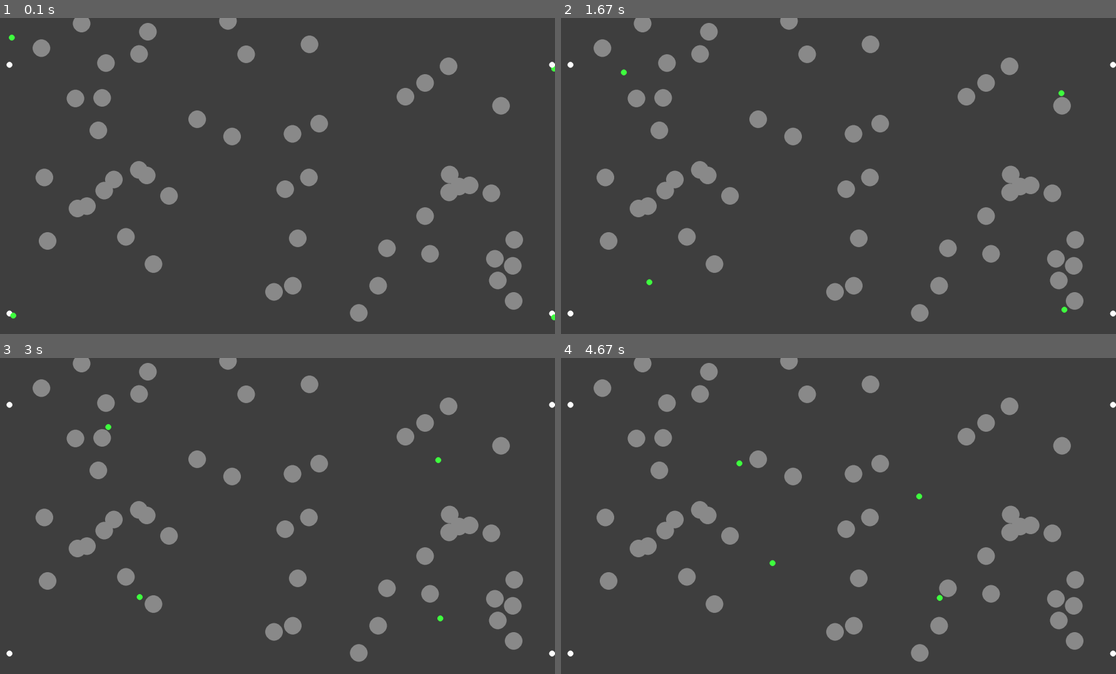
Above: before the commit, frames 1-4 (two rows, left to right).
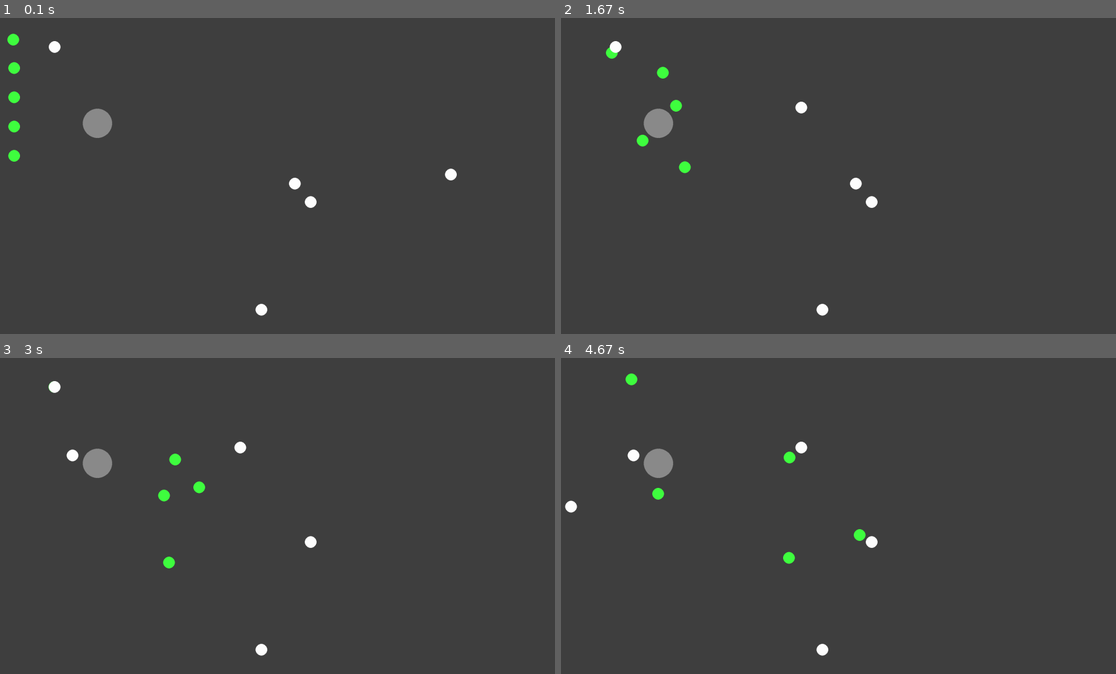
Above: after the commit, the same moments.

Repository: PierreSanson/Essaim_de_robots
Game: pygame game, started from code_2A/pygame/main.py
Same seed, same stepped clock (60 frames per second), same inputs: the game is played once before the commit and once after it.
Inputs:
- Up to frame 1 (0.1 s): no input
- Up to frame 2 (1.67 s): no input
- Up to frame 3 (3 s): no input
- Up to frame 4 (4.67 s): no input

The runs differ from the first frame. In frame 1, 7.5% of the frame differs, in the area x 1-100%, y 0-97%; in frame 2, 7.6%; in frame 3, 7.6%; in frame 4, 7.7%, in the area x 0-100%, y 0-97%.

Commit message:
added margins control

Diff:
--- a/code_2A/pygame/lidarBot.py
+++ b/code_2A/pygame/lidarBot.py
@@ -12,9 +12,9 @@
         self.radius = radius
         self.vel2D = np.asarray([0.1,0.1])
         self.objective = objective
-        self.radiusDetection = 150
-        self.rotationSpeed = 3
-        self.speed = 1.5
+        self.radiusDetection = 200
+        self.rotationSpeed = 2
+        self.speed = 2
         self.groupObj = []
         self.detectedObj = []
         self.safeCoeff = 1
@@ -24,6 +24,7 @@
         self.barycenterGroupObj = {'x' : 0, 'y' : 0}
         self.groupObjRadius = 0
         self.randomInterval = randomInterval
+        self.margin=5
 
 
 
@@ -114,7 +115,7 @@
             self.vel2D = self.vel2D
 
         # TODO : change groupObj Hitbox from circle to polygon (SEE CONVEX HULL)
-        elif len(circleLineInter(self, self.barycenterGroupObj, self.vel2D, objDict = True, objRadius = self.groupObjRadius)) == 2 and abs(angleCol) < np.pi/2:
+        elif len(circleLineInter(self, self.barycenterGroupObj, self.vel2D, objDict = True, objRadius = self.groupObjRadius)) >0 and abs(angleCol) < np.pi/2:
             if angleCol > 0:
                 self.vel2D = rotate(self.vel2D, - self.rotationSpeed*np.pi/180)
             elif angleCol <= 0:
@@ -180,7 +181,7 @@
                 while i<len(checkedgroupObj):
                     for obj in self.groupObj:
                         if obj not in checkedgroupObj:
-                            if distObj(obj, checkedgroupObj[i]) < obj.radius + checkedgroupObj[i].radius + 2*self.radius:
+                            if distObj(obj, checkedgroupObj[i]) < obj.radius + checkedgroupObj[i].radius + 2*self.radius + 2*self.margin:
                                 checkedgroupObj.append(obj)
                     i+=1
                 self.groupObj = checkedgroupObj
@@ -189,7 +190,7 @@
             while i<len(self.groupObj):
                 for obj in self.detectedObj :
                     if obj not in self.groupObj :
-                        if distObj(obj, self.groupObj[i]) < obj.radius + self.groupObj[i].radius + 2*self.radius:
+                        if distObj(obj, self.groupObj[i]) < obj.radius + self.groupObj[i].radius + 2*self.radius + 2*self.margin:
                             self.groupObj.append(obj)
                 i+=1
 
@@ -200,7 +201,7 @@
                 self.barycenterGroupObj = { 'x' : (1/len(self.groupObj))*np.sum(np.array([obj.x for obj in self.groupObj])), 'y' : (1/len(self.groupObj))*np.sum(np.array([obj.y for obj in self.groupObj]))}
                 self.groupObjRadius = 0
                 for obj in self.groupObj :
-                    dist = distObjDict(obj, self.barycenterGroupObj) + obj.radius + self.radius
+                    dist = distObjDict(obj, self.barycenterGroupObj) + obj.radius + self.radius + self.margin*(1 + self.rotationSpeed/10)
                     if dist > self.groupObjRadius:
                         self.groupObjRadius = dist
 
--- a/code_2A/pygame/main.py
+++ b/code_2A/pygame/main.py
@@ -18,7 +18,7 @@
 
 x = 60
 y = 60
-radius = 10
+radius = 20
 vel = 5*(60/hz)
 
 
@@ -78,7 +78,7 @@
 
 
 if __name__ == "__main__":
-    demos(3)
+    demos(4)
 
     run = True
     while run:
--- a/code_2A/pygame/utilities.py
+++ b/code_2A/pygame/utilities.py
@@ -17,11 +17,11 @@
     if objDict:
         x1 = obj['x']
         y1 = obj['y']
-        r = objRadius + 2.5
+        r = objRadius
     else:
         x1 = obj.x
         y1 = obj.y
-        r = obj.radius+lineEmitter.radius + 2.5
+        r = obj.radius+lineEmitter.radius + lineEmitter.margin
 
     dictSol = []
 
